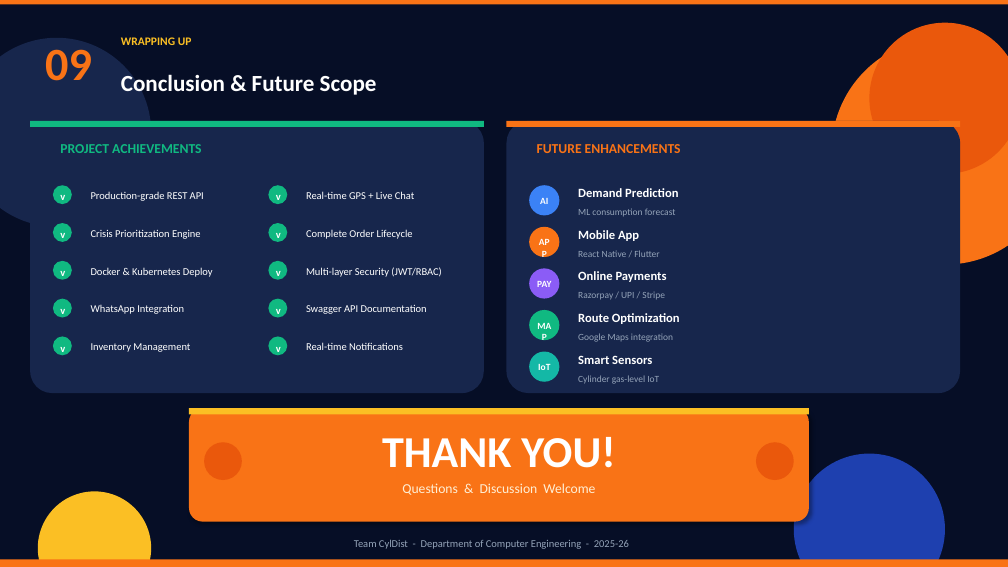
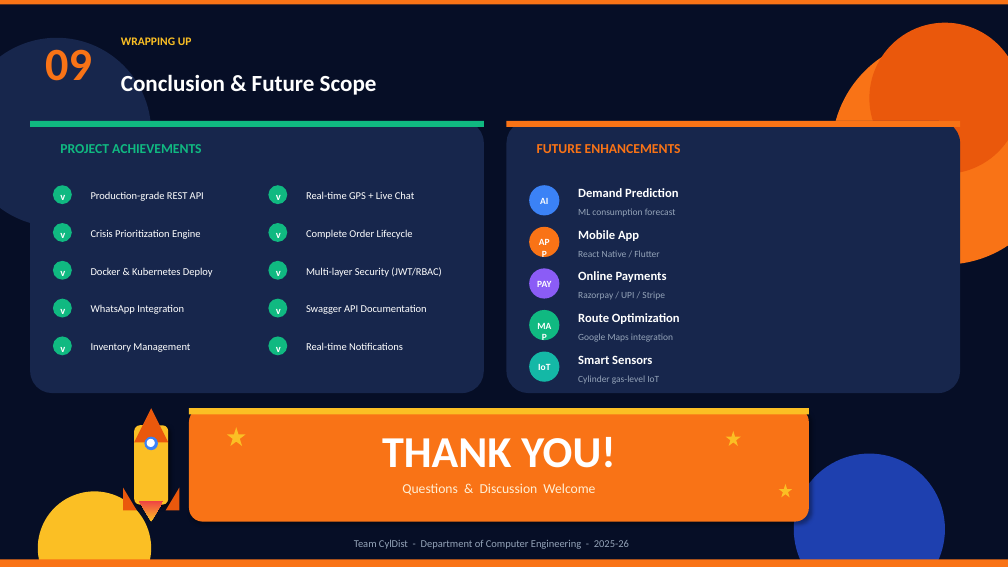
Before and after one commit to anubhab-cloud/cyldist-lpg-platform, a slide deck: slide 9 of CylDist_Platform_Presentation.pptx. Drawn at 1008x567 pixels with LibreOffice and Linux fonts; fonts in the diff are those of the drawing. Boxes give left, top, right and bottom in pixels: in the first picture for what was removed or moved away, otherwise in the second. Text is boxed around its words. In the diff, an @@ line names an element or a change of style, - is before the commit and + after.

```diff
--- a/CylDist_Platform_Presentation.pptx
+++ b/CylDist_Platform_Presentation.pptx
@@ triangle added at [134,408,168,442], fill #EA580C @@
@@ rounded rectangle added at [134,425,168,504], fill #FBBF24 @@
@@ ellipse added at [144,437,158,451], fill #3B82F6 @@
@@ ellipse added at [147,439,155,447], fill #FFFFFF @@
@@ ellipse removed at [204,442,242,480] @@
@@ star added at [227,427,246,446], fill #FBBF24 @@
@@ star added at [726,431,741,446], fill #FBBF24 @@
@@ ellipse removed at [756,442,794,480] @@
@@ right triangle added at [123,488,137,510], fill #EA580C @@
@@ triangle added at [139,501,163,522], fill gradient #FBBF24 to #EF4444 @@
@@ right triangle added at [166,488,179,510], fill #EA580C @@
@@ star added at [779,484,792,498], fill #FBBF24 @@
```
Also in this commit, not shown: 6 other slides changed, 3 other files.
